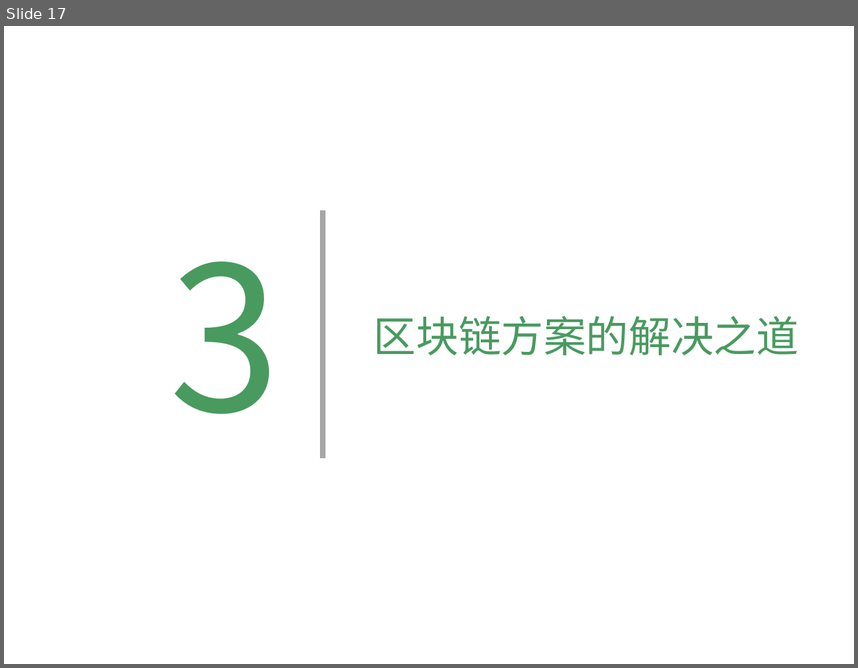
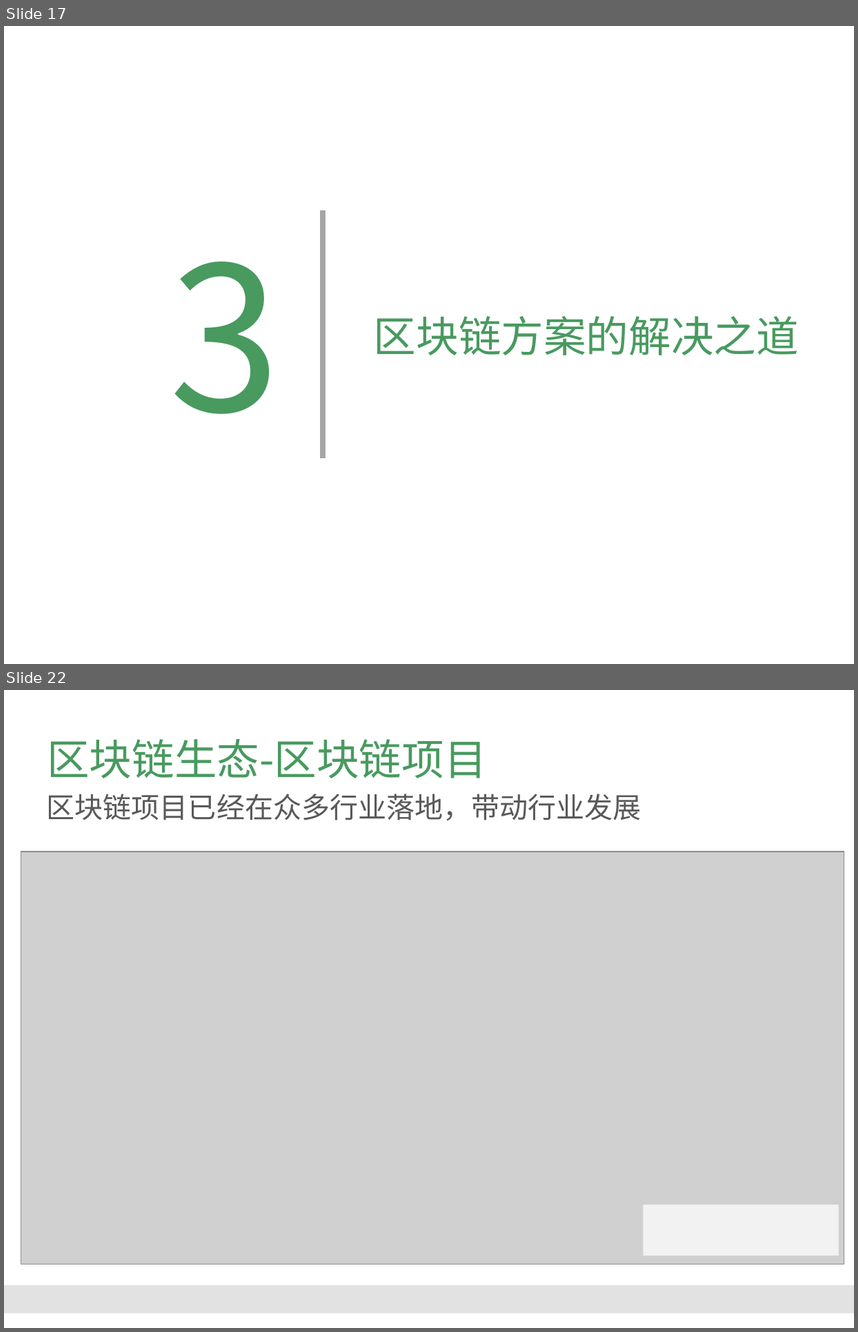
Before and after one commit to Catfeeds/DOC, a slide deck: A阿曼/proposal for Oman.pptx. Shown one above the other, each under a label of ours: slide 17 before the commit, slides 17 and 22 after it; the slides between them are not shown. The pictures are 858x668 and 858x1332 pixels, drawn with LibreOffice and Linux fonts; fonts in the diff are those of the drawing; grey boxes stand for pictures; background and template pictures are left out. Boxes give left, top, right and bottom in pixels: in the first picture for what was removed or moved away, otherwise in the second. Text is boxed around its words. In the diff, an @@ line names an element or a change of style, - is before the commit and + after.

```diff
--- a/A阿曼/proposal for Oman.pptx
+++ b/A阿曼/proposal for Oman.pptx
@@ slide 22 added at (x1=4, y1=690, x2=854, y2=1328), background #FFFFFF @@
@@ title added at (x1=47, y1=739, x2=486, y2=778), 36 pt, text #489A5F @@
+区块链生态-区块链项目
@@ text added at (x1=47, y1=793, x2=642, y2=820), 24 pt, text #595959 @@
+区块链项目已经在众多行业落地，带动行业发展
@@ picture added at (x1=21, y1=851, x2=844, y2=1264) @@
@@ rectangle added at (x1=643, y1=1204, x2=839, y2=1255), fill #F2F2F2 @@
@@ rectangle added at (x1=4, y1=1285, x2=854, y2=1313), fill #E2E2E2 @@
```
Also in this commit, not shown: 8 slides changed, 10 other slides added, 6 slides removed.
